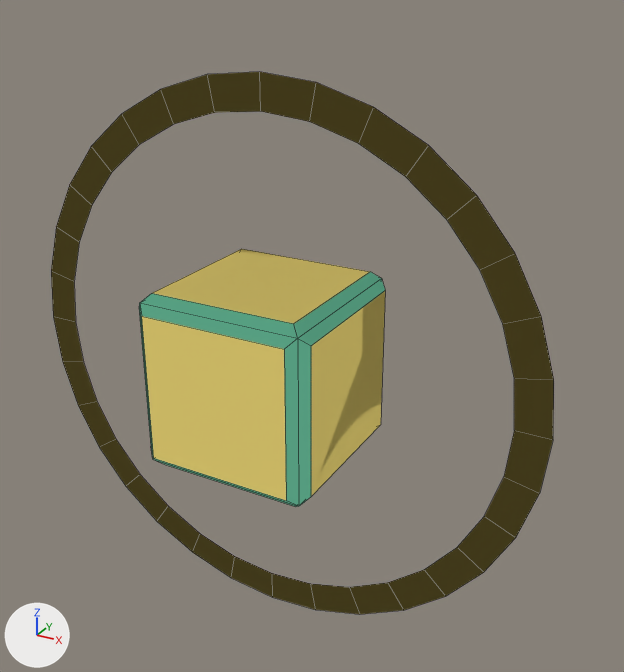
A saved change to the OBJ model 3d-obj/chest.obj.
Both versions are drawn from a 50 mm lens placed at (2.47, -3.93, 2.24), pointed at (0.2, 0.2, 0.18). Arrows for +X, +Y and +Z are at lower left; the lights stay in place. Mesh edges are drawn as thin lines. Where no turn or scale is listed for an object, it has been applied to the vertices. Vertices at the same position are counted once.

In view in the first picture: 'chest'.
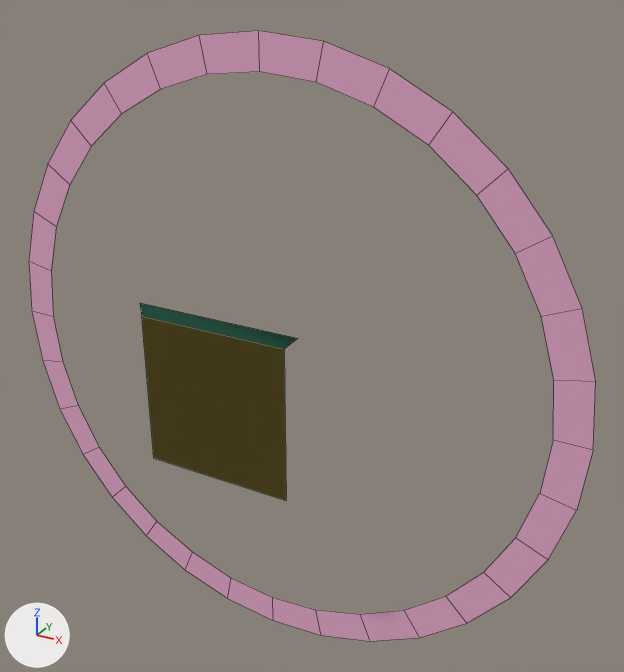
Where the change shows, as pixel boxes [x1, y1, x2, y2] in the pictures (624 x 672 px):
'chest', reshaped (13% wider, 13% taller)
    before: [51, 72, 554, 614]
    after: [29, 31, 596, 641]
part 1 of me_chest, cut back
    before: [139, 249, 385, 507]
part 2 of me_chest, recoloured
    before: [51, 72, 554, 614]
    after: [29, 31, 596, 641]

What changed in the scene script:
```text
Add mat_purple:
    mat_purple = principled_material('Purple')
    mat_purple.base_color = (0.8, 0.4, 0.6)  # pink #e7aacb
    mat_purple.roughness = 1.0
Change me_chest:
    used by ob_chest; location = (0.0, 0.0, 0.0)
    remove me_chest.from_pydata(...)  # 96 vertices, 62 faces; spans x -1.7..1.7, y -0.55..0.55, z -1.7..1.7
    add me_chest.from_pydata(...)  # 70 vertices, 34 faces; spans x -1.9..1.9, y -0.55..0.0, z -1.9..1.9
    me_chest part 1
    26 vertices are removed from x -0.55..0.55, y -0.5..0.55, z -0.55..0.55
    60 faces are deleted
    32 vertices move from x -1.5..1.5, y 0.0, z -1.5..1.5 to x -1.9..1.9, y 0.0, z -1.9..1.9
    32 new faces join them, mat_purple (pink #e7aacb)
    me_chest part 2: 32 faces spanning x -1.9..1.9, y 0.0, z -1.9..1.9 switch from mat_orange (yellow #ffe77c) to mat_purple (pink #e7aacb)
```
